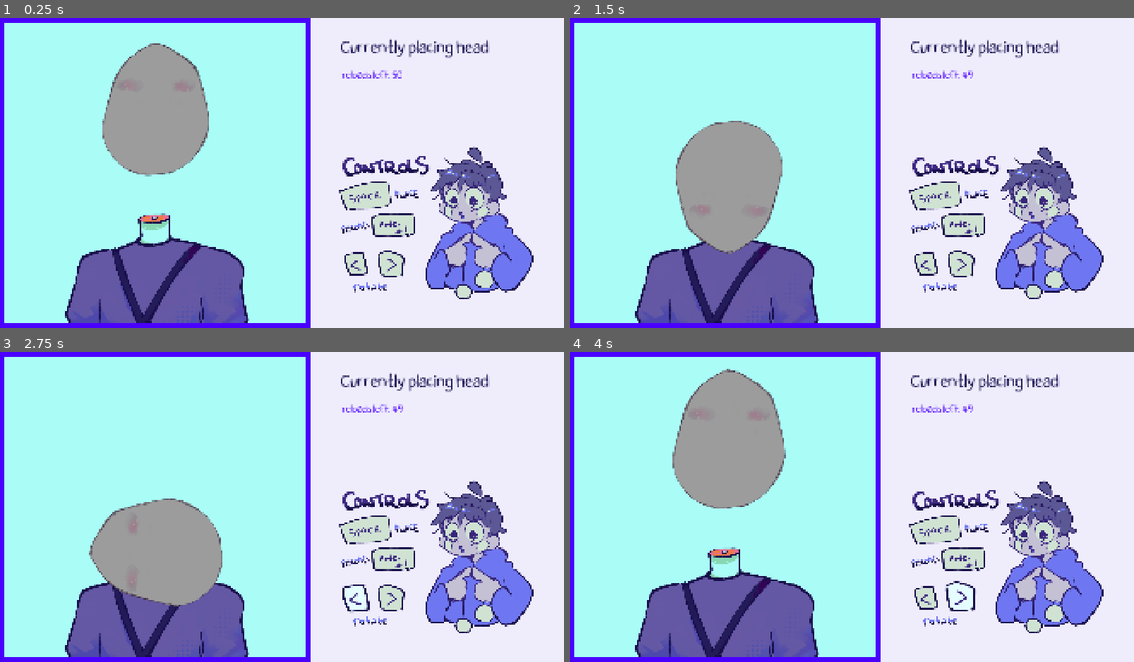
Above: before the commit, frames 1-4 (two rows, left to right).
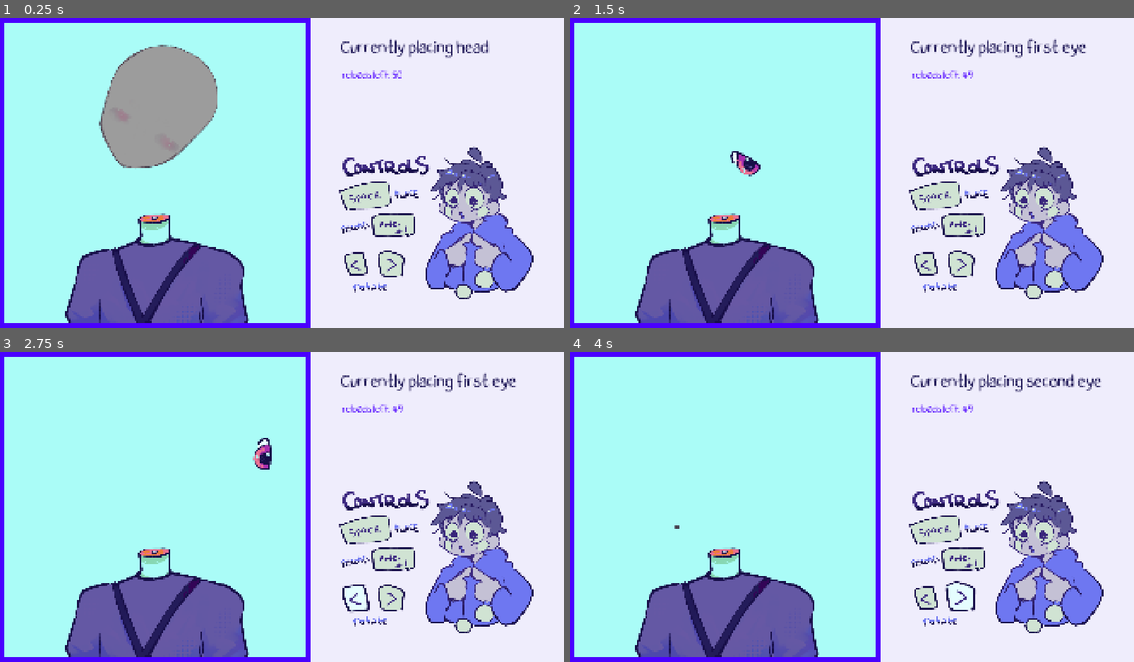
Above: after the commit, the same moments.

Repository: Herbeon/haven-toronto-game
Game: Godot game, scene res://game.tscn
The game is run twice, just before and just after one commit, with the same random seed, the same clock (stepped at 60 frames per second) and the same inputs.
Inputs (mouse positions are in pixels of both pictures, inside the frame that each line leads up to):
- Up to frame 1 (0.25 s): no input
- Up to frame 2 (1.5 s): tap Enter (reload) at 0.5 s; move the mouse to (976, 157) at 0.52 s; hold Up 0.53-1.28 s; hold Left (rotate_ccwise) 0.53-1.28 s; click (976, 157) at 0.67 s; tap Right (rotate_clockwise) at 0.8, 1.35 s; move the mouse to (739, 188) at 1.27 s; hold Down (trashbin, bound only after the commit) from 1.28 s (still down)
- Up to frame 3 (2.75 s): tap Left (rotate_ccwise) at 1.55 s; move the mouse to (338, 438) at 2.02 s; release Down (trashbin, bound only after the commit) at 2.03 s; hold Up from 2.03 s (still down); hold Left (rotate_ccwise) from 2.03 s (still down); tap Right (rotate_clockwise) at 2.3 s
- Up to frame 4 (4 s): move the mouse to (823, 569) at 2.77 s; release Left (rotate_ccwise) at 2.78 s; tap Right (rotate_clockwise) at 2.85 s; click (823, 569) at 2.92 s; tap Left (rotate_ccwise) at 3.05 s; move the mouse to (1021, 553) at 3.52 s; release Up at 3.53 s; hold Down (trashbin, bound only after the commit) from 3.53 s (still down); hold Right (rotate_clockwise) from 3.53 s (still down); tap Alt at 3.6 s

The runs differ from the first frame. In frame 1, 1.6% of the frame differs, in the area x 17-39%, y 8-52%; in frame 2, 6.5%; in frame 3, 6.7%; in frame 4, 7.2%, in the area x 18-95%, y 5-58%.

Commit message:
added trash feature

Diff:
--- a/havenBounceBack/ear_1.gd
+++ b/havenBounceBack/ear_1.gd
@@ -30,7 +30,7 @@
 
 
 	placing_ear = true
-	position = get_viewport_rect().size / 2
+	position = Vector2(520,520)
 
 	var direction_x = randf_range(-1,1)
 	# yay gambling
@@ -52,10 +52,7 @@
 func _physics_process(delta):
 	if(placing_ear):
 		if(Input.is_action_just_pressed("pause") && can_be_paused_now):
-			velocity = Vector2.ZERO
-			done_ear.emit()
-			can_be_paused_now = false
-			placing_ear = false
+			got_paused()
 		if(Input.is_action_just_pressed("rotate_clockwise")&& placing_ear):
 			$AnimatedSprite2D.rotate(PI/6)
 		if(Input.is_action_just_pressed("rotate_ccwise")&& placing_ear):
@@ -77,3 +74,9 @@
 			if(abs(velocity.x) < 2000 && abs(velocity.y) < 2000):
 				velocity *= 1.1
 		can_be_paused_now = true
+
+func got_paused():
+	velocity = Vector2.ZERO
+	done_ear.emit()
+	can_be_paused_now = false
+	placing_ear = false
--- a/havenBounceBack/ear_2.gd
+++ b/havenBounceBack/ear_2.gd
@@ -30,7 +30,7 @@
 
 
 	placing_ear = true
-	position = get_viewport_rect().size / 2
+	position = Vector2(520,520)
 
 	var direction_x = randf_range(-1,1)
 	# yay gambling
@@ -51,10 +51,7 @@
 func _physics_process(delta):
 	if(placing_ear):
 		if(Input.is_action_just_pressed("pause") && can_be_paused_now):
-			velocity = Vector2.ZERO
-			done_ear.emit()
-			can_be_paused_now = false
-			placing_ear = false
+			got_paused()
 		if(Input.is_action_just_pressed("rotate_clockwise")&& placing_ear):
 			$AnimatedSprite2D.rotate(PI/6)
 		if(Input.is_action_just_pressed("rotate_ccwise")&& placing_ear):
@@ -76,3 +73,9 @@
 			if(abs(velocity.x) < 2000 && abs(velocity.y) < 2000):
 				velocity *= 1.1
 		can_be_paused_now = true
+
+func got_paused():
+	velocity = Vector2.ZERO
+	done_ear.emit()
+	can_be_paused_now = false
+	placing_ear = false
--- a/havenBounceBack/eye_1.gd
+++ b/havenBounceBack/eye_1.gd
@@ -39,10 +39,7 @@
 func _physics_process(delta):
 	if(placing_eye):
 		if(Input.is_action_just_pressed("pause") && can_be_paused_now):
-			velocity = Vector2.ZERO
-			done_eye.emit()
-			can_be_paused_now = false
-			placing_eye = false
+			got_paused()
 		if(Input.is_action_just_pressed("rotate_clockwise") && placing_eye):
 			#print ("rotate clockwise")
 			$AnimatedSprite2D.rotate(PI/6)
@@ -64,3 +61,9 @@
 			if(abs(velocity.x) < 2000 && abs(velocity.y) < 2000):
 				velocity *= 1.1
 		can_be_paused_now = true
+
+func got_paused():
+		velocity = Vector2.ZERO
+		done_eye.emit()
+		can_be_paused_now = false
+		placing_eye = false
--- a/havenBounceBack/eye_2.gd
+++ b/havenBounceBack/eye_2.gd
@@ -39,10 +39,7 @@
 func _physics_process(delta):
 	if(placing_eye):
 		if(Input.is_action_just_pressed("pause") && can_be_paused_now):
-			velocity = Vector2.ZERO
-			done_eye2.emit()
-			can_be_paused_now = false
-			placing_eye = false
+			got_paused()
 		if(Input.is_action_just_pressed("rotate_clockwise") && placing_eye):
 			#print ("rotate clockwise")
 			$AnimatedSprite2D.rotate(PI/6)
@@ -64,3 +61,9 @@
 			if(abs(velocity.x) < 2000 && abs(velocity.y) < 2000):
 				velocity *= 1.1
 		can_be_paused_now = true
+
+func got_paused():
+	velocity = Vector2.ZERO
+	done_eye2.emit()
+	can_be_paused_now = false
+	placing_eye = false
--- /dev/null
+++ b/havenBounceBack/eyebrow_1.gd
@@ -0,0 +1,65 @@
+extends CharacterBody2D
+
+
+signal done_eb1
+
+@export var speed = 500
+@export var visual = ""
+
+var placing_eb1 = false
+var can_be_paused_now = false
+
+func start():
+	visual = ["normal","thick","concerned"].pick_random()
+	$AnimatedSprite2D.play(visual)
+	position = Vector2(520,520)
+
+	placing_eb1 = true
+
+	var direction_x = randf_range(-0.7,0.7)
+	# yay gambling
+
+	var direction_y = randf_range(-0.5,0.5)
+	# yay more gambling
+
+	velocity = Vector2(direction_x,direction_y).normalized() * speed
+	# normalized makes the vector an integer (pythagorean theorem it)
+
+func _ready():
+	velocity = Vector2.ZERO
+	# potential for blinking later
+	#$EyeDemo2.material.set_shader_parameter("hihi",0.0)
+#
+	#start()
+
+func _physics_process(delta):
+	if(placing_eb1):
+		if(Input.is_action_just_pressed("pause") && can_be_paused_now):
+			got_paused()
+		if(Input.is_action_just_pressed("rotate_clockwise") && placing_eb1):
+			#print ("rotate clockwise")
+			$AnimatedSprite2D.rotate(PI/6)
+		if(Input.is_action_just_pressed("rotate_ccwise") && placing_eb1):
+			$AnimatedSprite2D.rotate(-PI/6)
+
+
+		var collision = move_and_collide(velocity * delta)
+		# move and collide returns a boolean if it hits something
+		if collision:
+			#$EyeDemo2.rotate(PI / 2)
+			var tween = create_tween()
+			tween.tween_property($AnimatedSprite2D,"scale", Vector2(1.1,1.1), 0.1)
+			tween.tween_property($AnimatedSprite2D,"scale", Vector2(1,1), 0.1)
+			$AnimatedSprite2D.rotate(PI/2)
+			velocity = velocity.bounce(collision.get_normal())
+
+			#print(velocity)
+			if(abs(velocity.x) < 2000 && abs(velocity.y) < 2000):
+				velocity *= 1.1
+		can_be_paused_now = true
+
+func got_paused():
+	velocity = Vector2.ZERO
+	done_eb1.emit()
+	can_be_paused_now = false
+	placing_eb1 = false
--- /dev/null
+++ b/havenBounceBack/eyebrow_1.tscn
@@ -0,0 +1,47 @@
+[gd_scene format=3 uid="uid://c1faffmk11exl"]
+
+[ext_resource type="Script" uid="uid://cq52am8pxy33l" path="res://eyebrow_1.gd" id="1_c6t7c"]
+[ext_resource type="Texture2D" uid="uid://dcm3aigp7y1ws" path="res://images and character assets/Brow 2L.PNG" id="2_72he2"]
+[ext_resource type="Texture2D" uid="uid://bknw3ottxg2pe" path="res://images and character assets/Brow 1L.PNG" id="3_leqbu"]
+[ext_resource type="Texture2D" uid="uid://bai0k1hkpqnks" path="res://images and character assets/Brow 3L.PNG" id="4_vofx0"]
+
+[sub_resource type="RectangleShape2D" id="RectangleShape2D_3p08f"]
+size = Vector2(106, 16)
+
+[sub_resource type="SpriteFrames" id="SpriteFrames_tcrup"]
+animations = [{
+"frames": [{
+"duration": 1.0,
+"texture": ExtResource("2_72he2")
+}],
+"loop": 1,
+"name": &"concerned",
+"speed": 5.0
+}, {
+"frames": [{
+"duration": 1.0,
+"texture": ExtResource("3_leqbu")
+}],
+"loop": 1,
+"name": &"normal",
+"speed": 5.0
+}, {
+"frames": [{
+"duration": 1.0,
+"texture": ExtResource("4_vofx0")
+}],
+"loop": 1,
+"name": &"thick",
+"speed": 5.0
+}]
+
+[node name="eyebrow1" type="CharacterBody2D" unique_id=1964173345]
+script = ExtResource("1_c6t7c")
+
+[node name="CollisionShape2D" type="CollisionShape2D" parent="." unique_id=839629095]
+position = Vector2(-3, -2)
+shape = SubResource("RectangleShape2D_3p08f")
+
+[node name="AnimatedSprite2D" type="AnimatedSprite2D" parent="." unique_id=659231245]
+sprite_frames = SubResource("SpriteFrames_tcrup")
+animation = &"thick"
--- /dev/null
+++ b/havenBounceBack/eyebrow_2.gd
@@ -0,0 +1,64 @@
+extends CharacterBody2D
+
+
+signal done_eb2
+
+@export var speed = 500
+@export var visual = ""
+
+var placing_eb2 = false
+var can_be_paused_now = false
+
+func start():
+	visual = ["normal","thick","concerned"].pick_random()
+	$AnimatedSprite2D.play(visual)
+	position = Vector2(520,520)
+
+	placing_eb2 = true
+
+	var direction_x = randf_range(-0.7,0.7)
+	# yay gambling
+
+	var direction_y = randf_range(-0.5,0.5)
+	# yay more gambling
+
+	velocity = Vector2(direction_x,direction_y).normalized() * speed
+	# normalized makes the vector an integer (pythagorean theorem it)
+
+func _ready():
+	velocity = Vector2.ZERO
+	# potential for blinking later
+	#$EyeDemo2.material.set_shader_parameter("hihi",0.0)
+#
+	#start()
+
+func _physics_process(delta):
+	if(placing_eb2):
+		if(Input.is_action_just_pressed("pause") && can_be_paused_now):
+			got_paused()
+		if(Input.is_action_just_pressed("rotate_clockwise") && placing_eb2):
+			#print ("rotate clockwise")
+			$AnimatedSprite2D.rotate(PI/6)
+		if(Input.is_action_just_pressed("rotate_ccwise") && placing_eb2):
+			$AnimatedSprite2D.rotate(-PI/6)
+
+
+		var collision = move_and_collide(velocity * delta)
+		# move and collide returns a boolean if it hits something
+		if collision:
+			#$EyeDemo2.rotate(PI / 2)
+			var tween = create_tween()
+			tween.tween_property($AnimatedSprite2D,"scale", Vector2(1.1,1.1), 0.1)
+			tween.tween_property($AnimatedSprite2D,"scale", Vector2(1,1), 0.1)
+			$AnimatedSprite2D.rotate(PI/2)
+			velocity = velocity.bounce(collision.get_normal())
+
+			#print(velocity)
+			if(abs(velocity.x) < 2000 && abs(velocity.y) < 2000):
+				velocity *= 1.1
+		can_be_paused_now = true
+func got_paused():
+	velocity = Vector2.ZERO
+	done_eb2.emit()
+	can_be_paused_now = false
+	placing_eb2 = false
--- /dev/null
+++ b/havenBounceBack/eyebrow_2.tscn
@@ -0,0 +1,46 @@
+[gd_scene format=3 uid="uid://i0nxfc51dnfi"]
+
+[ext_resource type="Script" uid="uid://kcwm3qr846p2" path="res://eyebrow_2.gd" id="1_10hxt"]
+[ext_resource type="Texture2D" uid="uid://cagklu4y60vlk" path="res://images and character assets/Brow 2R.PNG" id="1_c41va"]
+[ext_resource type="Texture2D" uid="uid://cnnojm4hu2m38" path="res://images and character assets/Brow 1R.PNG" id="2_10hxt"]
+[ext_resource type="Texture2D" uid="uid://xr8veh74cf4a" path="res://images and character assets/Brow 3R.PNG" id="3_7ys0n"]
+
+[sub_resource type="RectangleShape2D" id="RectangleShape2D_c6t7c"]
+size = Vector2(106, 16)
+
+[sub_resource type="SpriteFrames" id="SpriteFrames_tcrup"]
+animations = [{
+"frames": [{
+"duration": 1.0,
+"texture": ExtResource("1_c41va")
+}],
+"loop": 1,
+"name": &"concerned",
+"speed": 5.0
+}, {
+"frames": [{
+"duration": 1.0,
+"texture": ExtResource("2_10hxt")
+}],
+"loop": 1,
+"name": &"normal",
+"speed": 5.0
+}, {
+"frames": [{
+"duration": 1.0,
+"texture": ExtResource("3_7ys0n")
+}],
+"loop": 1,
+"name": &"thick",
+"speed": 5.0
+}]
+
+[node name="eyebrow2" type="CharacterBody2D" unique_id=1231311420]
+script = ExtResource("1_10hxt")
+
+[node name="CollisionShape2D" type="CollisionShape2D" parent="." unique_id=1436807320]
+shape = SubResource("RectangleShape2D_c6t7c")
+
+[node name="AnimatedSprite2D" type="AnimatedSprite2D" parent="." unique_id=1877467521]
+sprite_frames = SubResource("SpriteFrames_tcrup")
+animation = &"thick"
--- a/havenBounceBack/game.gd
+++ b/havenBounceBack/game.gd
@@ -25,6 +25,10 @@
 @onready var hairfront = $hairfront
 @onready var ear1 = $ear1
 @onready var ear2 = $ear2
+
+@onready var eyebrow1 = $eyebrow1
+@onready var eyebrow2 = $eyebrow2
+
 @onready var mouth = $mouth
 
 
@@ -37,7 +41,7 @@
 
 # Called when the node enters the scene tree for the first time.
 func _ready() -> void:
-	eye1.done_eye.connect(eye_is_done)
+	eye1.done_eye.connect(eye1_is_done)
 	eye2.done_eye2.connect(eye2_is_done)
 	hairback.done_hairback.connect(hairback_is_done)
 	hairfront.done_hairfront.connect(hairfront_is_done)
@@ -46,6 +50,9 @@
 	ear1.done_ear.connect(ear_is_done)
 	ear2.done_ear.connect(ear_2_is_done)
 	mouth.done_mouth.connect(mouth_is_done)
+
+	eyebrow1.done_eb1.connect(eyebrow1_is_done)
+	eyebrow2.done_eb2.connect(eyebrow2_is_done)
 	new_game()
 
 func _process(float) -> void:
@@ -57,6 +64,9 @@
 			relabel.text = "reloads left: " + str(reloads_left)
 		else:
 			relabel.text = "no more reloads left lol"
+	if(Input.is_action_just_pressed("trashbin")):
+		current_part.visible = false
+		current_part.got_paused()
 
 
 func new_game():
@@ -76,12 +86,24 @@
 	#print("start 1 eye")
 
 
-func eye_is_done():
+func eye1_is_done():
 	label.text = "Currently placing second eye"
 	current_part = $eye2
 	eye2.start()
 
 func eye2_is_done():
+	label.text = "Currently placing first eyebrow"
+	current_part = $eyebrow1
+
+	eyebrow1.start()
+
+func eyebrow1_is_done():
+	label.text = "Currently placing second eyebrow"
+	current_part = $eyebrow2
+
+	eyebrow2.start()
+
+func eyebrow2_is_done():
 	label.text = "Currently placing first ear"
 	current_part = $ear1
 
--- a/havenBounceBack/game.tscn
+++ b/havenBounceBack/game.tscn
@@ -19,6 +19,8 @@
 [ext_resource type="PackedScene" uid="uid://2t6deka3n40o" path="res://eye_2.tscn" id="15_80cx4"]
 [ext_resource type="PackedScene" uid="uid://dol4sbitss48s" path="res://hairback.tscn" id="18_rvswv"]
 [ext_resource type="PackedScene" uid="uid://d1q0nlvaggd2k" path="res://hairfront.tscn" id="19_boyg6"]
+[ext_resource type="PackedScene" uid="uid://c1faffmk11exl" path="res://eyebrow_1.tscn" id="20_hb5m1"]
+[ext_resource type="PackedScene" uid="uid://i0nxfc51dnfi" path="res://eyebrow_2.tscn" id="21_x5p1p"]
 
 [sub_resource type="LabelSettings" id="LabelSettings_m6jhr"]
 font = ExtResource("2_e8heu")
@@ -150,7 +152,7 @@
 
 [node name="ear2" parent="." unique_id=1415512742 instance=ExtResource("7_vef74")]
 z_index = 6
-position = Vector2(-604, 295)
+position = Vector2(-678, 394)
 collision_layer = 8
 collision_mask = 8
 
@@ -162,7 +164,7 @@
 
 [node name="eye2" parent="." unique_id=601769691 instance=ExtResource("15_80cx4")]
 z_index = 21
-position = Vector2(-198, -249)
+position = Vector2(-293, -167)
 collision_layer = 256
 collision_mask = 256
 
@@ -181,6 +183,18 @@
 position = Vector2(-930, 660)
 collision_layer = 16
 collision_mask = 16
+
+[node name="eyebrow1" parent="." unique_id=1964173345 instance=ExtResource("20_hb5m1")]
+z_index = 22
+position = Vector2(-1355, 1205)
+collision_layer = 256
+collision_mask = 256
+
+[node name="eyebrow2" parent="." unique_id=1231311420 instance=ExtResource("21_x5p1p")]
+z_index = 23
+position = Vector2(-1035, 1125)
+collision_layer = 256
+collision_mask = 256
 
 [node name="ColorRect" type="ColorRect" parent="." unique_id=1890427670]
 z_index = -10
--- a/havenBounceBack/hairback.gd
+++ b/havenBounceBack/hairback.gd
@@ -41,10 +41,8 @@
 func _physics_process(delta):
 	if(placing_hb):
 		if(Input.is_action_just_pressed("pause") && can_be_paused_now):
-			velocity = Vector2.ZERO
-			done_hairback.emit()
-			can_be_paused_now = false
-			placing_hb = false
+			got_paused()
+
 		if(Input.is_action_just_pressed("rotate_clockwise")&& placing_hb):
 			$AnimatedSprite2D.rotate(PI/12)
 		if(Input.is_action_just_pressed("rotate_ccwise")&& placing_hb):
@@ -65,3 +63,9 @@
 			if(abs(velocity.x) < 2000 && abs(velocity.y) < 2000):
 				velocity *= 1.1
 		can_be_paused_now = true
+
+func got_paused():
+	velocity = Vector2.ZERO
+	done_hairback.emit()
+	can_be_paused_now = false
+	placing_hb = false
--- a/havenBounceBack/hairfront.gd
+++ b/havenBounceBack/hairfront.gd
@@ -34,10 +34,7 @@
 func _physics_process(delta):
 	if(placing_hf):
 		if(Input.is_action_just_pressed("pause") && can_be_paused_now):
-			velocity = Vector2.ZERO
-			done_hairfront.emit()
-			can_be_paused_now = false
-			placing_hf = false
+			got_paused()
 		if(Input.is_action_just_pressed("rotate_clockwise")&& placing_hf):
 			$AnimatedSprite2D.rotate(PI/12)
 		if(Input.is_action_just_pressed("rotate_ccwise")&& placing_hf):
@@ -52,3 +49,9 @@
 			if(abs(velocity.x) < 2000 && abs(velocity.y) < 2000):
 				velocity *= 1.1
 		can_be_paused_now = true
+
+func got_paused():
+	velocity = Vector2.ZERO
+	done_hairfront.emit()
+	can_be_paused_now = false
+	placing_hf = false
--- a/havenBounceBack/head.gd
+++ b/havenBounceBack/head.gd
@@ -25,9 +25,8 @@
 
 func _physics_process(delta):
 	if(Input.is_action_just_pressed("pause") && !paused):
-		velocity = Vector2.ZERO
-		paused = true
-		done_head.emit()
+		got_paused()
+
 	if(Input.is_action_just_pressed("rotate_clockwise") && !paused):
 		position.x += 10
 	if(Input.is_action_just_pressed("rotate_ccwise") && !paused):
@@ -40,10 +39,14 @@
 			var tween = create_tween()
 			tween.tween_property($AnimatedSprite2D,"scale", Vector2(1.1,1.1), 0.1)
 			tween.tween_property($AnimatedSprite2D,"scale", Vector2(1,1), 0.1)
-			$AnimatedSprite2D.rotate(PI / 2)
+			$AnimatedSprite2D.rotate(PI / 12)
 			velocity = velocity.bounce(collision.get_normal())
 
 			var thing_we_hit = collision.get_collider()
 			#print(velocity)
 			if(abs(velocity.x) < 2000 && abs(velocity.y) < 2000):
 				velocity *= 1.1
+func got_paused():
+	velocity = Vector2.ZERO
+	paused = true
+	done_head.emit()
--- a/havenBounceBack/mouth.gd
+++ b/havenBounceBack/mouth.gd
@@ -35,10 +35,8 @@
 func _physics_process(delta):
 	if(placing_mouth):
 		if(Input.is_action_just_pressed("pause") && can_be_paused_now):
-			velocity = Vector2.ZERO
-			done_mouth.emit()
-			can_be_paused_now = false
-			placing_mouth = false
+			got_paused()
+
 		if(Input.is_action_just_pressed("rotate_clockwise") && placing_mouth):
 			#print ("rotate clockwise")
 			$AnimatedSprite2D.rotate(PI/6)
@@ -60,3 +58,9 @@
 			if(abs(velocity.x) < 2000 && abs(velocity.y) < 2000):
 				velocity *= 1.1
 		can_be_paused_now = true
+
+func got_paused():
+	velocity = Vector2.ZERO
+	done_mouth.emit()
+	can_be_paused_now = false
+	placing_mouth = false
--- a/havenBounceBack/project.godot
+++ b/havenBounceBack/project.godot
@@ -52,6 +52,11 @@
 "events": [Object(InputEventKey,"resource_local_to_scene":false,"resource_name":"","device":-1,"window_id":0,"alt_press …(195 unchanged characters)…
 ]
 }
+trashbin={
+"deadzone": 0.2,
+"events": [Object(InputEventKey,"resource_local_to_scene":false,"resource_name":"","device":-1,"window_id":0,"alt_pressed":false,"shift_pressed":false,"ctrl_pressed":false,"meta_pressed":false,"pressed":false,"keycode":0,"physical_keycode":4194322,"key_label":0,"unicode":0,"location":0,"echo":false,"script":null)
+]
+}
 
 [physics]
 
Binary file added: havenBounceBack/backgrounds/controls2.png
Binary file added: havenBounceBack/backgrounds/trashpressed.png
Not shown, added: havenBounceBack/eyebrow_1.gd.uid
Not shown, added: havenBounceBack/eyebrow_2.gd.uid
Not shown, added: havenBounceBack/backgrounds/controls2.png~
Not shown, removed: havenBounceBack/images and character assets/Ear 2L.PNG~
Not shown, removed: havenBounceBack/images and character assets/Ear 2R.PNG~
Not shown, removed: havenBounceBack/images and character assets/demo/Eye demo 2.png~
Not shown, removed: havenBounceBack/images and character assets/demo/Eye demo.png~
Not shown, removed: havenBounceBack/images and character assets/demo/Head demo.png~
